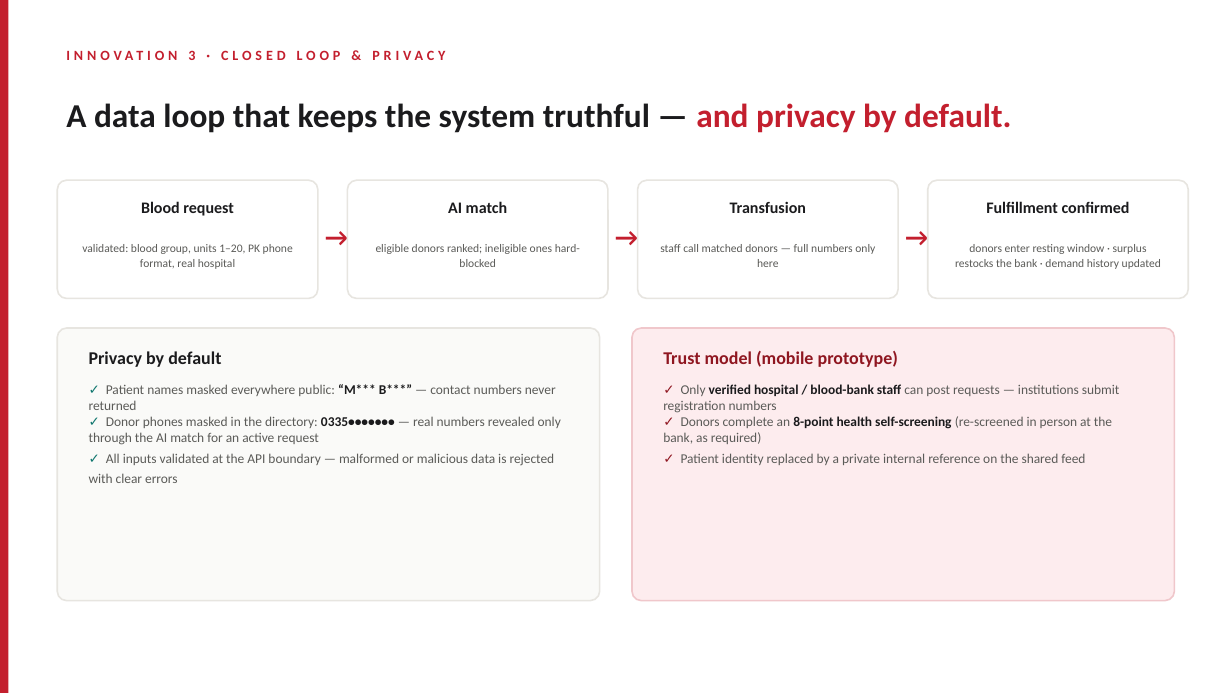
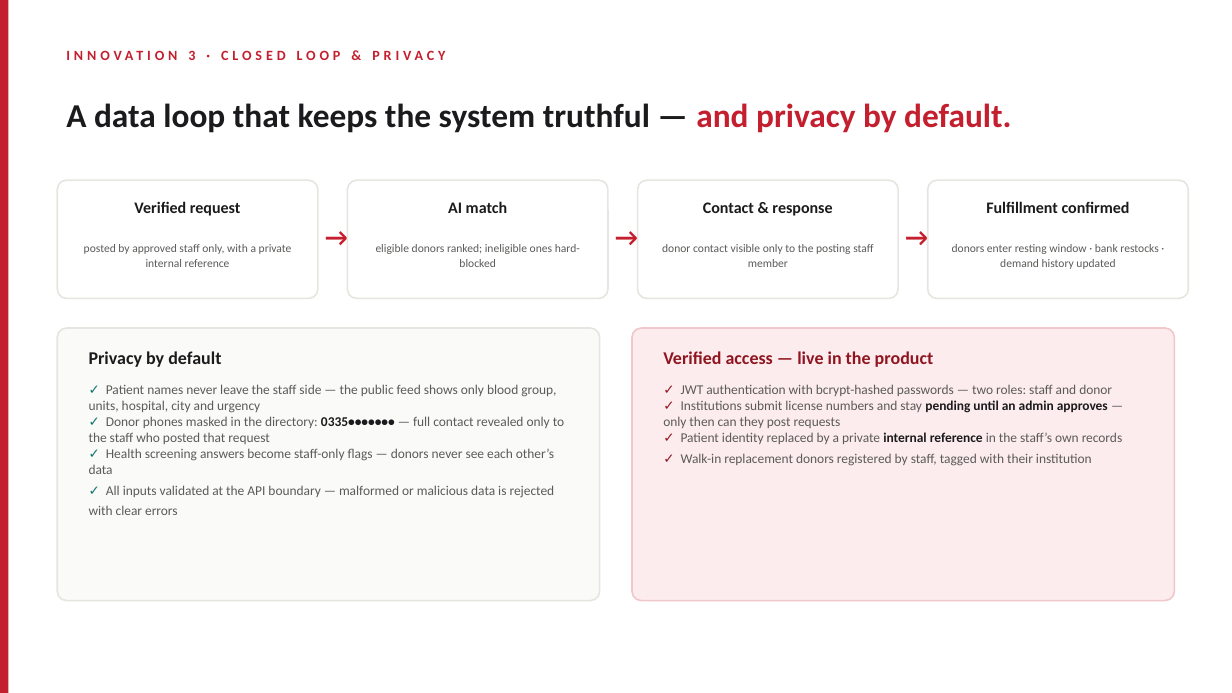
Before and after one commit to sana1234-tech/bloodbridge-AI, a slide deck: slide 8 of presentation/BloodBridge-AI-Presentation.pptx (slide 7 before the commit). Drawn at 1232x693 pixels with LibreOffice and Linux fonts; fonts in the diff are those of the drawing. Boxes give left, top, right and bottom in pixels: in the first picture for what was removed or moved away, otherwise in the second. Text is boxed around its words. In the diff, an @@ line names an element or a change of style, - is before the commit and + after.

Commit message:
Rebuild project presentation: 11 slides with auth, verification, health screening, privacy and live deployment; fresh production screenshots; backdate seeded donor registration

```diff
--- a/presentation/BloodBridge-AI-Presentation.pptx
+++ b/presentation/BloodBridge-AI-Presentation.pptx
@@ text at (134, 201, 241, 216): text changed @@
-Blood request
+Verified request
@@ text at (703, 202, 832, 216): text changed @@
-Transfusion
+Contact & response
@@ text at (84, 244, 292, 267): text changed @@
-validated: blood group, units 1–20, PK phone format, real hospital
+posted by approved staff only, with a private internal reference
@@ text at (662, 244, 873, 267): text changed @@
-staff call matched donors — full numbers only here
+donor contact visible only to the posting staff member
@@ text at (952, 244, 1158, 269): text changed @@
-donors enter resting window · surplus restocks the bank · demand history updated
+donors enter resting window · bank restocks · demand history updated
@@ text at (663, 351, 934, 367): text changed @@
-Trust model (mobile prototype)
+Verified access — live in the product
@@ text at (89, 384, 564, 515): text changed @@
-✓ Patient names masked everywhere public: “M*** B***” — contact numbers never returned
-✓ Donor phones masked in the directory: 0335••••••• — real numbers revealed only through the AI match for an active request
-✓ All inputs validated at the API boundary — malformed or malicious data is rejected with clear errors
+✓ Patient names never leave the staff side — the public feed shows only blood group, units, hospital, city and urgency
+✓ Donor phones masked in the directory: 0335••••••• — full contact revealed only to the staff who posted that request
+✓ Health screening answers become staff-only flags — donors never see each other’s data
+✓ All inputs validated at the API boundary — malformed or malicious data is rejected with clear errors
@@ text at (663, 384, 1123, 466): text changed @@
-✓ Only verified hospital / blood-bank staff can post requests — institutions submit registration numbers
-✓ Donors complete an 8-point health self-screening (re-screened in person at the bank, as required)
-✓ Patient identity replaced by a private internal reference on the shared feed
+✓ JWT authentication with bcrypt-hashed passwords — two roles: staff and donor
+✓ Institutions submit license numbers and stay pending until an admin approves — only then can they post requests
+✓ Patient identity replaced by a private internal reference in the staff’s own records
+✓ Walk-in replacement donors registered by staff, tagged with their institution
```
Also in this commit, not shown: 8 other slides changed, 1 slide added, 9 other files.
